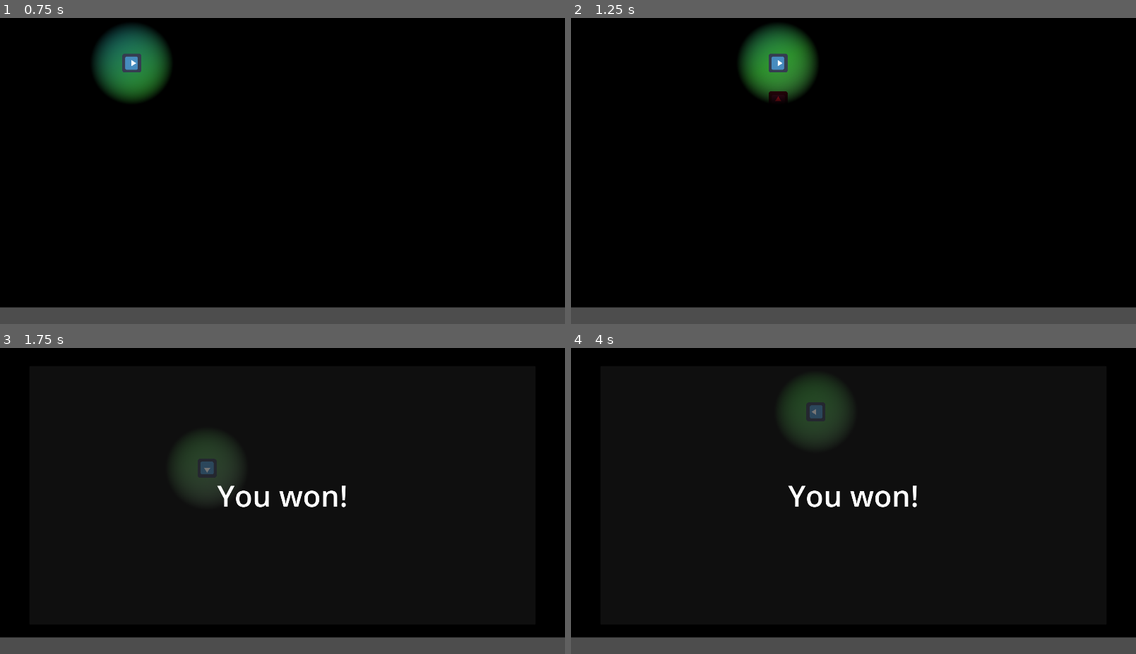
Above: before the commit, frames 1-4 (two rows, left to right).
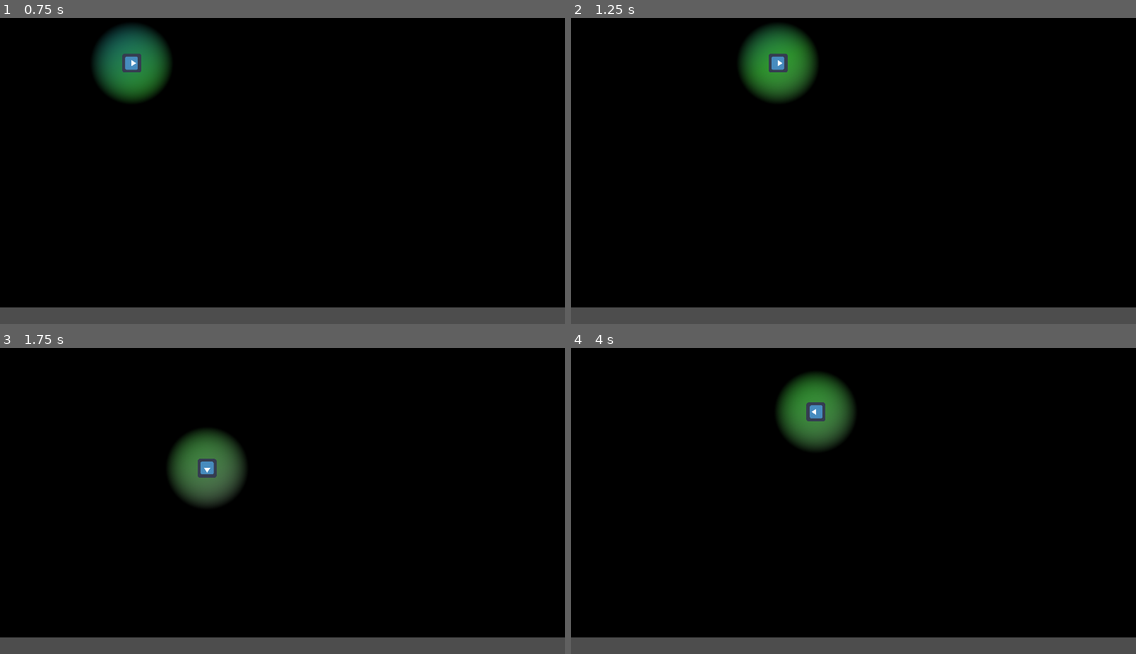
Above: after the commit, the same moments.

Repository: FeniXb3/Myopia
Game: Godot game, scene res://game.tscn
Same seed, same stepped clock (60 frames per second), same inputs: the game is played once before the commit and once after it. The engine's default icon, where the game draws it, is replaced by a stand-in: a white triangle on a blue panel in a dark square.
Inputs:
- Up to frame 1 (0.75 s): hold D (move_right) from 0.53 s (still down)
- Up to frame 2 (1.25 s): keep holding D (move_right)
- Up to frame 3 (1.75 s): release D (move_right) at 1.28 s; hold S (move_down) from 1.28 s (still down)
- Up to frame 4 (4 s): release S (move_down) at 2.03 s; hold D (move_right) 2.03-2.78 s; hold W (move_up) 2.78-3.53 s; hold A (move_left) from 3.53 s (still down)

Frame 1 is identical in both runs. In frame 2, 0.1% of the frame differs, in the area x 35-39%, y 23-28%; in frame 3, 2.4%; in frame 4, 2.6%, in the area x 37-62%, y 9-53%.

Commit message:
Communicate up/down collectible possition by sound pitch

Diff:
--- a/collectible/collectible.gd
+++ b/collectible/collectible.gd
@@ -2,14 +2,18 @@
 
 var tone_tween : Tween
 
-@export var game_data : GameData
+@export var player_position : Vector2Variable
+@export var step : IntVariable
+@export var delay : FloatVariable
 @onready var audio_stream_player_2d = $AudioStreamPlayer2D
 
 # Called when the node enters the scene tree for the first time.
 func _ready():
-	game_data.delay_changed.connect(_on_delay_changed)
+	delay.value_changed.connect(_on_delay_changed)
 	setup_tone_tween()
-
+	position.x = randi_range(0, 1920)
+	position.y = randi_range(0, 1024)
+	position.snapped(Vector2(step.value, step.value)) + Vector2(step.value / 2, step.value / 2)
 
 # Called every frame. 'delta' is the elapsed time since the previous frame.
 func _process(delta):
@@ -19,10 +23,17 @@
 	if tone_tween:
 		tone_tween.kill()
 	tone_tween = create_tween().set_loops()
-	tone_tween.tween_callback(play_tone).set_delay(game_data.delay)
+	tone_tween.tween_callback(play_tone).set_delay(delay.value)
 	#pass
 
 func play_tone():
+	var min_pitch := 0.1
+	var max_pitch := 1.9
+	var pitch_max_distance := 0.9
+
+	var y_difference := clampf((player_position.value.y - position.y) / step.value, -9, 9)
+	audio_stream_player_2d.pitch_scale = 1 + y_difference/10
+	print(audio_stream_player_2d.pitch_scale)
 	audio_stream_player_2d.play()
 
 func _on_area_2d_area_entered(area):
--- a/collectible/collectible.tscn
+++ b/collectible/collectible.tscn
@@ -1,9 +1,11 @@
-[gd_scene load_steps=6 format=3 uid="uid://dil0o4hddiwlo"]
+[gd_scene load_steps=8 format=3 uid="uid://dil0o4hddiwlo"]
 
 [ext_resource type="Script" path="res://collectible/collectible.gd" id="1_jn4p4"]
 [ext_resource type="Texture2D" uid="uid://cfql4qnftqi4q" path="res://icon.png" id="1_yx51y"]
-[ext_resource type="Resource" uid="uid://crlt7t5vhe5wr" path="res://game_data.tres" id="2_y2pqj"]
+[ext_resource type="Resource" uid="uid://bd1fgadi66e7" path="res://variable_resources/player_position.tres" id="2_ar2oy"]
 [ext_resource type="AudioStream" uid="uid://syj8ohtaverf" path="res://collectible/tone1.ogg" id="3_r2n4b"]
+[ext_resource type="Resource" uid="uid://ci8k5cul1qghj" path="res://variable_resources/step.tres" id="3_uo1lq"]
+[ext_resource type="Resource" uid="uid://c5eoj1iyq2kc1" path="res://variable_resources/delay.tres" id="4_ewmvl"]
 
 [sub_resource type="RectangleShape2D" id="RectangleShape2D_js6fw"]
 size = Vector2(128, 128)
@@ -12,7 +14,9 @@
 position = Vector2(704, 192)
 scale = Vector2(0.5, 0.5)
 script = ExtResource("1_jn4p4")
-game_data = ExtResource("2_y2pqj")
+player_position = ExtResource("2_ar2oy")
+step = ExtResource("3_uo1lq")
+delay = ExtResource("4_ewmvl")
 
 [node name="Sprite" type="Sprite2D" parent="."]
 modulate = Color(1, 0.0941176, 0.172549, 1)
--- a/game.gd
+++ b/game.gd
@@ -1,6 +1,7 @@
 extends Node2D
 
 @onready var game_over_layer = %GameOverLayer
+@export var collectible_scene : PackedScene
 
 # Called when the node enters the scene tree for the first time.
 func _ready():
@@ -8,4 +9,9 @@
 	SignalBus.collectible_entered.connect(_on_collectible_entered)
 
 func _on_collectible_entered(area: Area2D):
-	game_over_layer.show()
+	#game_over_layer.show()
+	spawn_collectible()
+
+func spawn_collectible() -> void:
+	var collectible : Node2D = collectible_scene.instantiate()
+	call_deferred("add_child", collectible)
--- a/game.tscn
+++ b/game.tscn
@@ -18,6 +18,7 @@
 
 [node name="Game" type="Node2D"]
 script = ExtResource("1_wnt4n")
+collectible_scene = ExtResource("2_l6ejt")
 
 [node name="TextureRect" type="TextureRect" parent="."]
 offset_right = 1920.0
--- a/game_data.gd
+++ /dev/null
@@ -1,14 +0,0 @@
-extends Resource
-class_name GameData
-
-@export var step : int:
-	set(value):
-		step = value
-		step_changed.emit(value)
-@export var delay : float:
-	set(value):
-		delay = value
-		delay_changed.emit(value)
-
-signal step_changed(value: float)
-signal delay_changed(value: float)
--- a/game_data.tres
+++ /dev/null
@@ -1,8 +0,0 @@
-[gd_resource type="Resource" script_class="GameData" load_steps=2 format=3 uid="uid://crlt7t5vhe5wr"]
-
-[ext_resource type="Script" path="res://game_data.gd" id="1_f2nmg"]
-
-[resource]
-script = ExtResource("1_f2nmg")
-step = 64
-delay = 0.12
--- a/player/player.gd
+++ b/player/player.gd
@@ -1,17 +1,20 @@
 extends Node2D
 
-
-@export var game_data : GameData
+@export var step : IntVariable
+@export var delay : FloatVariable
+@export var player_position : Vector2Variable
 var current_direction := Vector2.RIGHT
 var next_direction := Vector2.RIGHT
 var move_tween : Tween
 @onready var sprite_2d = $Sprite2D
 @export var grid_size := Vector2(1920, 1080)
 @onready var area_2d = %Area2D
+@onready var collected_audio_steam_player = $CollectedAudioSteamPlayer
 
 # Called when the node enters the scene tree for the first time.
 func _ready():
-	game_data.delay_changed.connect(_on_delay_changed)
+	player_position.value = position
+	delay.value_changed.connect(_on_delay_changed)
 	SignalBus.collectible_entered.connect(_on_collectible_entered)
 	setup_move_tween()
 
@@ -20,7 +23,7 @@
 	if move_tween:
 		move_tween.kill()
 	move_tween = create_tween().set_loops()
-	move_tween.tween_callback(move).set_delay(game_data.delay)
+	move_tween.tween_callback(move).set_delay(delay.value)
 	#pass
 
 # Called every frame. 'delta' is the elapsed time since the previous frame.
@@ -40,12 +43,12 @@
 		current_direction = next_direction
 		rotate(angle_radians)
 
-	position += current_direction * game_data.step
+	position += current_direction * step.value
 	position.x = fposmod(position.x, grid_size.x)
 	position.y = fposmod(position.y, grid_size.y)
 
-	position.snapped(Vector2(game_data.step, game_data.step))
-
+	position.snapped(Vector2(step.value, step.value)) + Vector2(step.value / 2, step.value / 2)
+	player_position.value = position
 
 func _on_delay_changed(value : float) -> void:
 	if is_node_ready():
@@ -55,4 +58,5 @@
 	if area != area_2d:
 		return
 
+	collected_audio_steam_player.play()
 	print("Collected!")
--- a/player/player.tscn
+++ b/player/player.tscn
@@ -1,9 +1,12 @@
-[gd_scene load_steps=6 format=3 uid="uid://balapgh0v7b2b"]
+[gd_scene load_steps=9 format=3 uid="uid://balapgh0v7b2b"]
 
 [ext_resource type="Script" path="res://player/player.gd" id="1_s5fx7"]
-[ext_resource type="Resource" uid="uid://crlt7t5vhe5wr" path="res://game_data.tres" id="2_ivws5"]
+[ext_resource type="Resource" uid="uid://ci8k5cul1qghj" path="res://variable_resources/step.tres" id="2_p1wwa"]
 [ext_resource type="Texture2D" uid="uid://cfql4qnftqi4q" path="res://icon.png" id="2_sml2w"]
+[ext_resource type="Resource" uid="uid://c5eoj1iyq2kc1" path="res://variable_resources/delay.tres" id="3_0b8w2"]
 [ext_resource type="Texture2D" uid="uid://7163f7jtlhbv" path="res://player/light_sprite.png" id="3_dtwqp"]
+[ext_resource type="Resource" uid="uid://bd1fgadi66e7" path="res://variable_resources/player_position.tres" id="4_swuib"]
+[ext_resource type="AudioStream" uid="uid://rninidtcdelk" path="res://collectible/powerUp4.ogg" id="7_wrwu3"]
 
 [sub_resource type="RectangleShape2D" id="RectangleShape2D_xywwl"]
 size = Vector2(128, 128)
@@ -11,7 +14,9 @@
 [node name="Player" type="Node2D"]
 position = Vector2(267, 304)
 script = ExtResource("1_s5fx7")
-game_data = ExtResource("2_ivws5")
+step = ExtResource("2_p1wwa")
+delay = ExtResource("3_0b8w2")
+player_position = ExtResource("4_swuib")
 
 [node name="Sprite2D" type="Sprite2D" parent="."]
 rotation = 1.5708
@@ -38,4 +43,7 @@
 [node name="AudioListener2D" type="AudioListener2D" parent="."]
 current = true
 
+[node name="CollectedAudioSteamPlayer" type="AudioStreamPlayer2D" parent="."]
+stream = ExtResource("7_wrwu3")
+
 [connection signal="area_entered" from="Area2D" to="." method="_on_area_2d_area_entered"]
--- /dev/null
+++ b/variable_resource_types/float_variable.gd
@@ -0,0 +1,9 @@
+extends Resource
+class_name FloatVariable
+
+signal value_changed(new_value : float)
+
+@export var value : float:
+	set(new_value):
+		value = new_value
+		value_changed.emit(value)
--- /dev/null
+++ b/variable_resource_types/int_variable.gd
@@ -0,0 +1,9 @@
+extends Resource
+class_name IntVariable
+
+signal value_changed(new_value : int)
+
+@export var value : int:
+	set(new_value):
+		value = new_value
+		value_changed.emit(value)
--- /dev/null
+++ b/variable_resource_types/vector2_variable.gd
@@ -0,0 +1,9 @@
+extends Resource
+class_name Vector2Variable
+
+signal value_changed(new_value : Vector2)
+
+@export var value : Vector2:
+	set(new_value):
+		value = new_value
+		value_changed.emit(value)
--- /dev/null
+++ b/variable_resources/delay.tres
@@ -0,0 +1,7 @@
+[gd_resource type="Resource" script_class="FloatVariable" load_steps=2 format=3 uid="uid://c5eoj1iyq2kc1"]
+
+[ext_resource type="Script" path="res://variable_resource_types/float_variable.gd" id="1_utl7l"]
+
+[resource]
+script = ExtResource("1_utl7l")
+value = 0.12
--- /dev/null
+++ b/variable_resources/player_position.tres
@@ -0,0 +1,7 @@
+[gd_resource type="Resource" script_class="Vector2Variable" load_steps=2 format=3 uid="uid://bd1fgadi66e7"]
+
+[ext_resource type="Script" path="res://variable_resource_types/vector2_variable.gd" id="1_c28k7"]
+
+[resource]
+script = ExtResource("1_c28k7")
+value = Vector2(0, 0)
--- /dev/null
+++ b/variable_resources/step.tres
@@ -0,0 +1,7 @@
+[gd_resource type="Resource" script_class="IntVariable" load_steps=2 format=3 uid="uid://ci8k5cul1qghj"]
+
+[ext_resource type="Script" path="res://variable_resource_types/int_variable.gd" id="1_rb7vo"]
+
+[resource]
+script = ExtResource("1_rb7vo")
+value = 64
Not shown, added: collectible/powerUp4.ogg.import
Not shown, added: variable_resources/powerUp4.ogg.import
Not shown, added: collectible/powerUp4.ogg
Not shown, added: variable_resources/powerUp4.ogg
